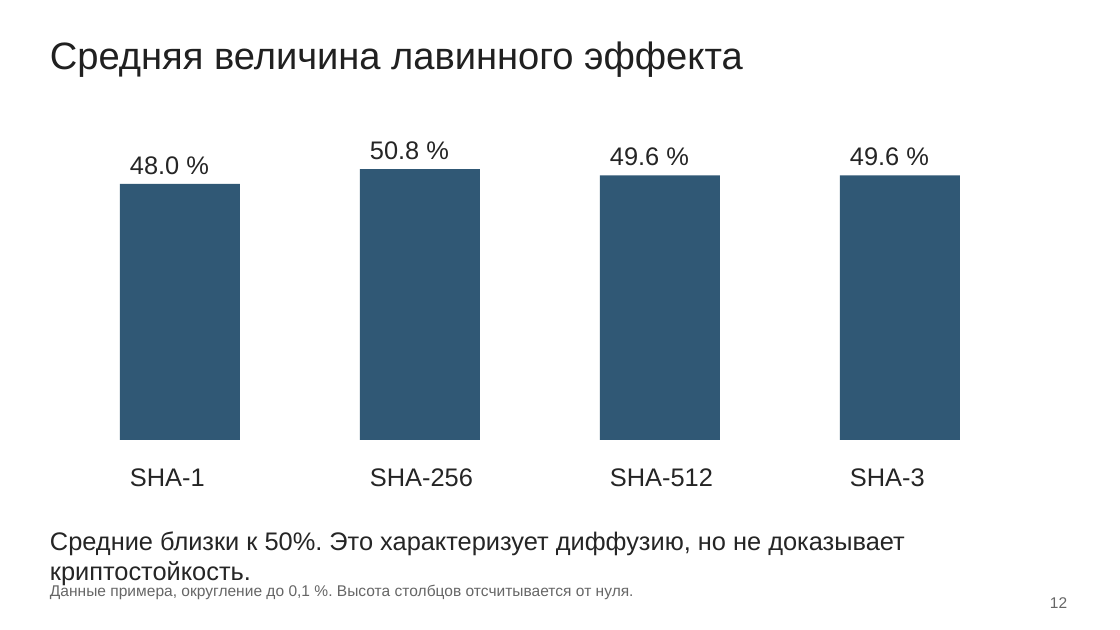
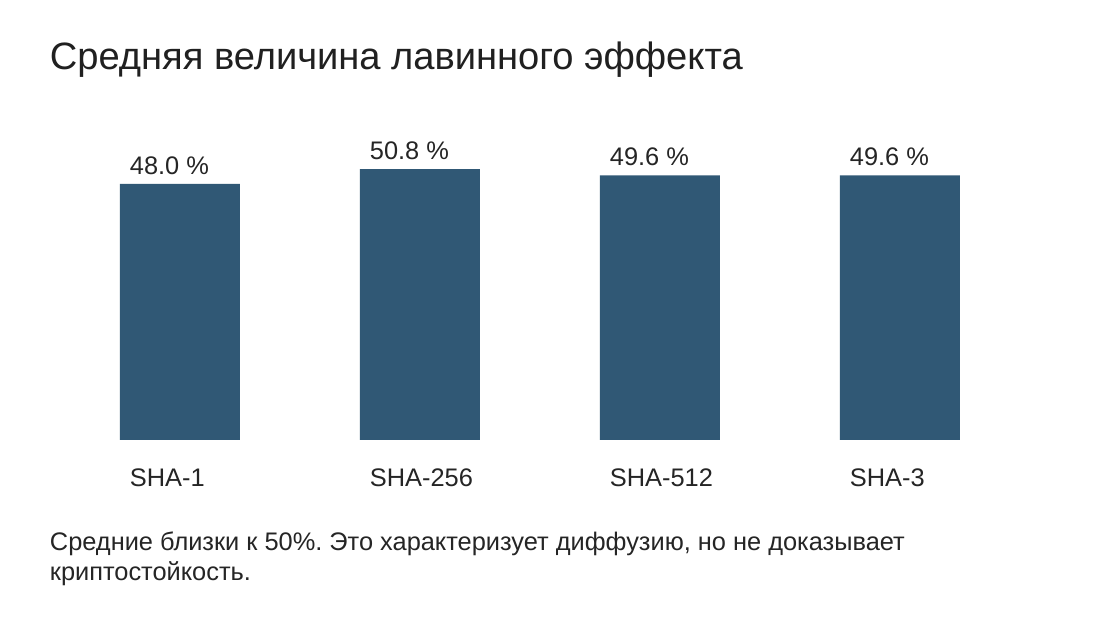
Before and after one commit to mikhailshceglov/sem7, a slide deck: slide 20 of crypto/lab4/Щеглов_3381_ЛР4.odp. Drawn at 1120x630 pixels with LibreOffice and Linux fonts; fonts in the diff are those of the drawing. Boxes give left, top, right and bottom in pixels: in the first picture for what was removed or moved away, otherwise in the second. Text is boxed around its words. In the diff, an @@ line names an element or a change of style, - is before the commit and + after.

```diff
--- a/crypto/lab4/Щеглов_3381_ЛР4.odp
+++ b/crypto/lab4/Щеглов_3381_ЛР4.odp
@@ text removed at (x1=50, y1=583, x2=634, y2=599) @@
-Данные примера, округление до 0,1 %. Высота столбцов отсчитывается от нуля.
@@ text removed at (x1=1050, y1=597, x2=1067, y2=608) @@
-12
```
Also in this commit, not shown: 20 other slides changed, 3 slides added, 2 slides removed, 6 other files.
